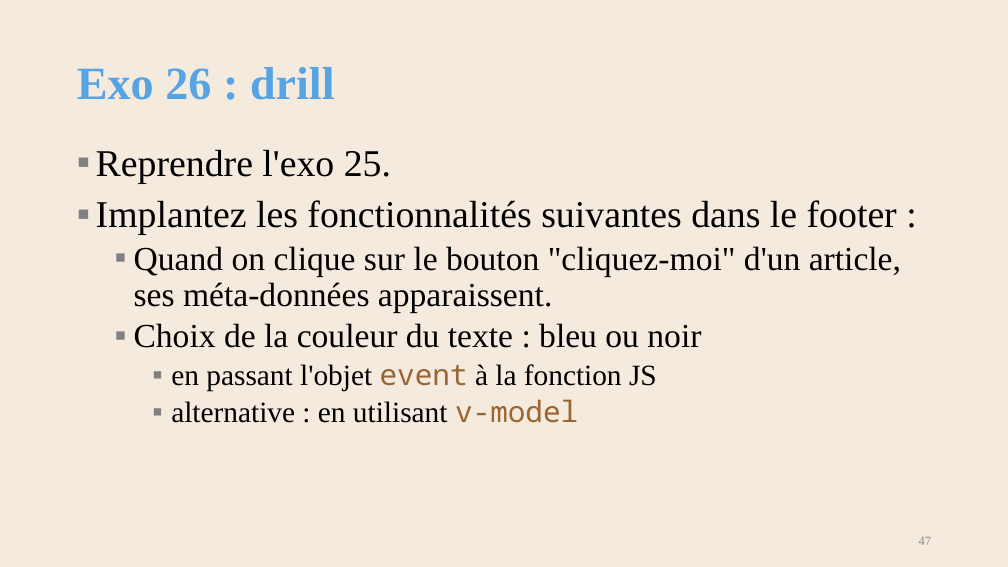
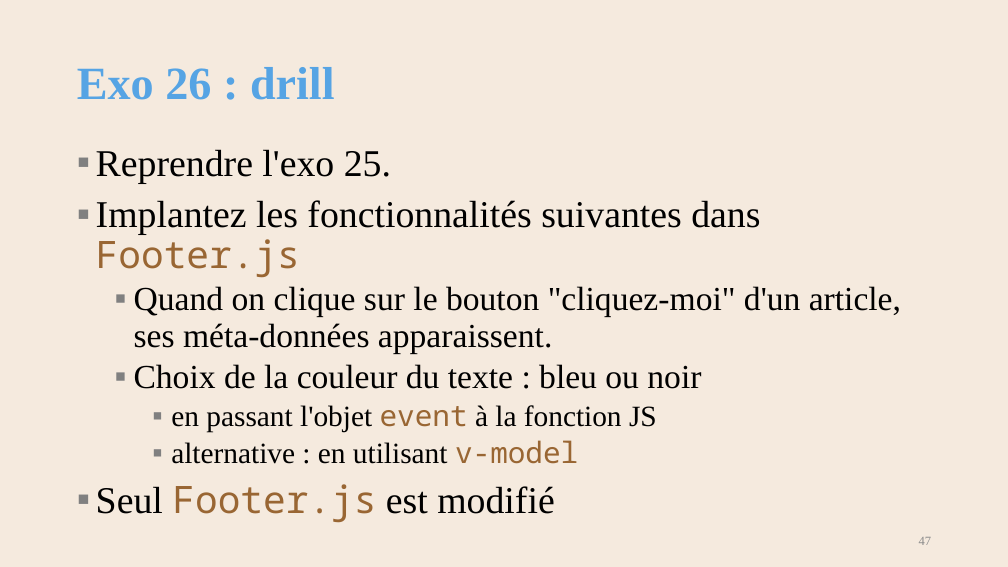
Before and after one commit to AlainWafflard/4IPW3, a slide deck: slide 47 of syllabus/19_composant_vuejs/syllabus_19_composant.pptx. Drawn at 1008x567 pixels with LibreOffice and Linux fonts; fonts in the diff are those of the drawing; background and template pictures are left out. Boxes give left, top, right and bottom in pixels: in the first picture for what was removed or moved away, otherwise in the second. Text is boxed around its words. In the diff, an @@ line names an element or a change of style, - is before the commit and + after.

```diff
--- a/syllabus/19_composant_vuejs/syllabus_19_composant.pptx
+++ b/syllabus/19_composant_vuejs/syllabus_19_composant.pptx
@@ text at (x1=96, y1=200, x2=760, y2=278): text changed @@
-▪ Implantez les fonctionnalités suivantes dans le footer :
+▪ Implantez les fonctionnalités suivantes dans Footer.js
@@ text at (x1=96, y1=484, x2=554, y2=523): paragraph added @@
+▪ Seul Footer.js est modifié
```
Also in this commit, not shown: 9 other slides changed, 48 other files.
